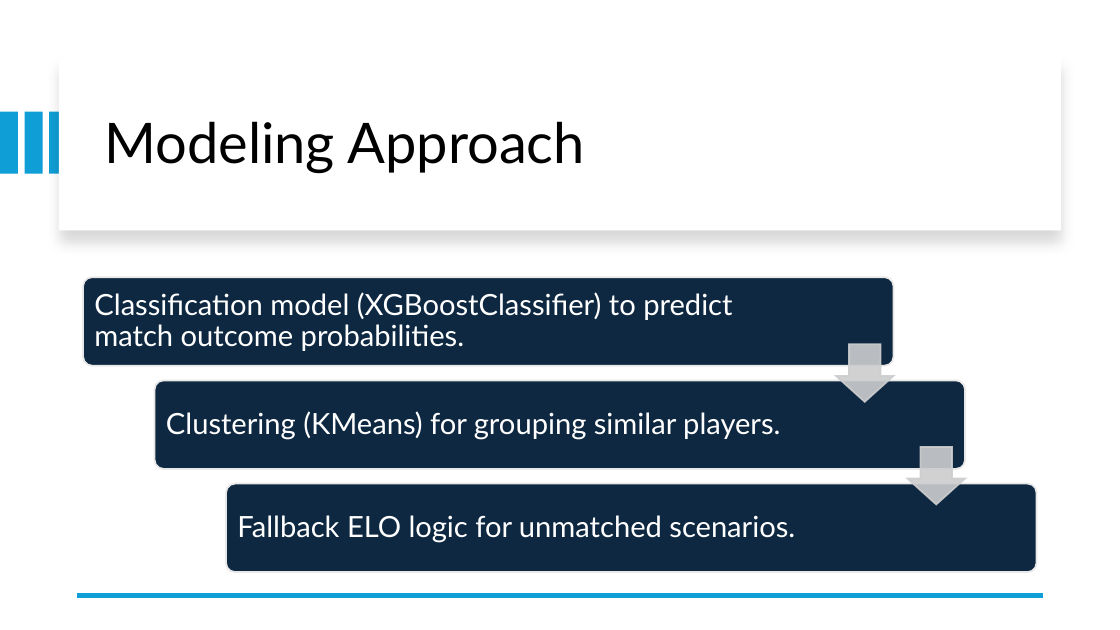
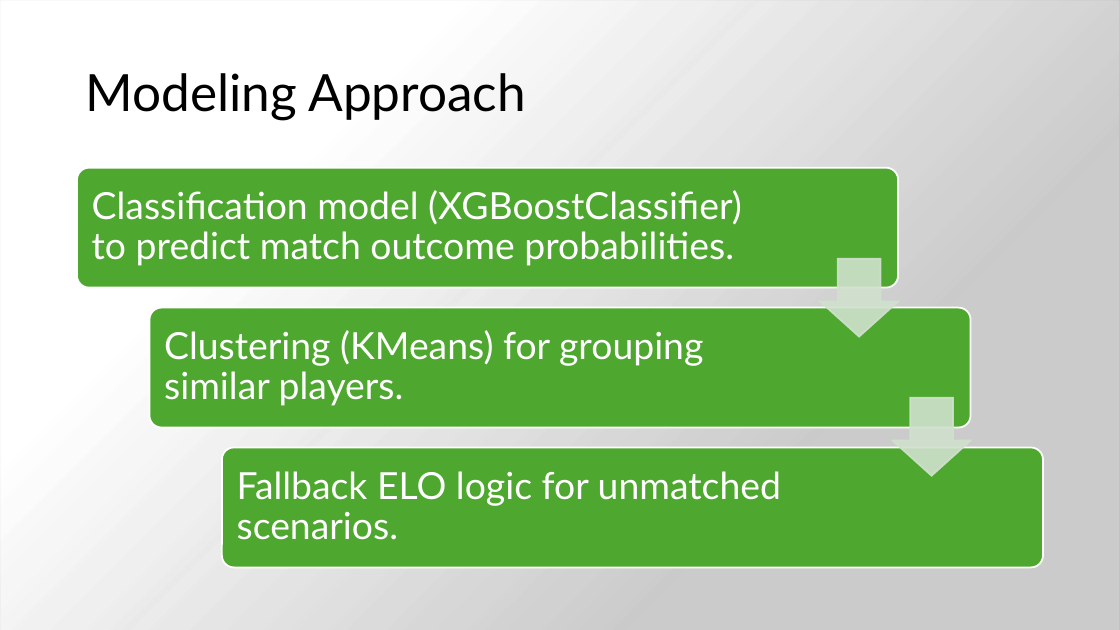
Before and after one commit to suxrobGM/aoe4-matchmaking, a slide deck: slide 4 of docs/AOE4 Matchmaking System.pptx. Drawn at 1120x630 pixels with LibreOffice and Linux fonts; fonts in the diff are those of the drawing; background and template pictures are left out; a plain dark background stands for a picture behind light text. Boxes give left, top, right and bottom in pixels: in the first picture for what was removed or moved away, otherwise in the second. Text is boxed around its words. In the diff, an @@ line names an element or a change of style, - is before the commit and + after.

```diff
--- a/docs/AOE4 Matchmaking System.pptx
+++ b/docs/AOE4 Matchmaking System.pptx
@@ background #FFFFFF to picture (left out) @@
@@ rectangle added at <box>0,0,1120,630</box>, fill gradient #E8E8E8 to #FFFFFF @@
@@ rectangle removed at <box>59,56,1061,230</box> @@
@@ title "Modeling Approach": place and size @@
-title "Modeling Approach" at <box>104,121,585,174</box>
+title "Modeling Approach" at <box>85,73,526,120</box>
@@ title "Modeling Approach" at <box>85,73,526,120</box>: size 48 to 44 pt @@
@@ rectangle removed at <box>0,112,18,174</box> @@
@@ rectangle removed at <box>24,112,42,174</box> @@
@@ rectangle removed at <box>50,112,67,174</box> @@
@@ fill #0E2841 to #4EA72E; outline #E8E8E8 1.5 pt to #FFFFFF 1.5 pt in 3 elements at <box>222,448,1044,568</box>, <box>150,308,971,428</box>, <box>77,168,899,288</box> @@
@@ rounded rectangle: place and size @@
-rounded rectangle at <box>83,277,894,365</box>
+rounded rectangle at <box>77,168,899,288</box>
@@ size 25 to 32 pt; more space between paragraphs in 3 elements at <box>237,471,781,540</box>, <box>164,330,703,406</box>, <box>92,190,742,266</box> @@
@@ text "Classification model (XGBoostClassifier) to predict ...": place and size @@
-text "Classification model (XGBoostClassifier) to predict ..." at <box>94,292,732,351</box>
+text "Classification model (XGBoostClassifier) to predict ..." at <box>92,190,742,266</box>
@@ down arrow added at <box>820,259,898,337</box>, fill #D0E1CD at 90% opacity, outline #D0E1CD 1.5 pt @@
@@ rounded rectangle: place and size @@
-rounded rectangle at <box>155,381,965,469</box>
+rounded rectangle at <box>150,308,971,428</box>
@@ text "Clustering (KMeans) for grouping similar ...": place and size @@
-text "Clustering (KMeans) for grouping similar ..." at <box>166,411,780,439</box>
+text "Clustering (KMeans) for grouping similar ..." at <box>164,330,703,406</box>
@@ down arrow removed at <box>836,344,893,402</box> @@
@@ down arrow: place and size @@
-down arrow at <box>907,447,965,504</box>
+down arrow at <box>893,398,971,476</box>
@@ down arrow at <box>893,398,971,476</box>: fill #CCCDCF at 90% opacity to #D0E1CD at 90% opacity; outline #CCCDCF 1.5 pt to #D0E1CD 1.5 pt @@
@@ rounded rectangle: place and size @@
-rounded rectangle at <box>226,484,1037,572</box>
+rounded rectangle at <box>222,448,1044,568</box>
@@ text "Fallback ELO logic for unmatched ...": place and size @@
-text "Fallback ELO logic for unmatched ..." at <box>237,515,795,542</box>
+text "Fallback ELO logic for unmatched ..." at <box>237,471,781,540</box>
@@ line removed from (1044, 596) to (77, 596) @@
```
Also in this commit, not shown: 4 other slides changed, 3 other files.
